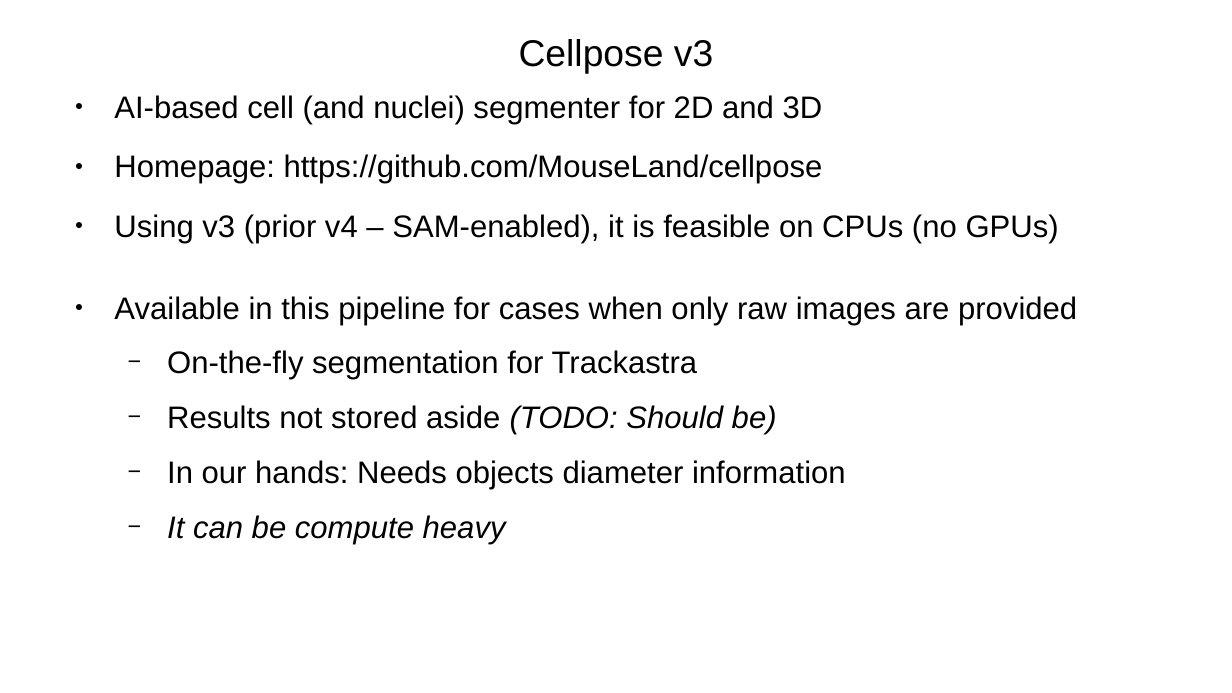
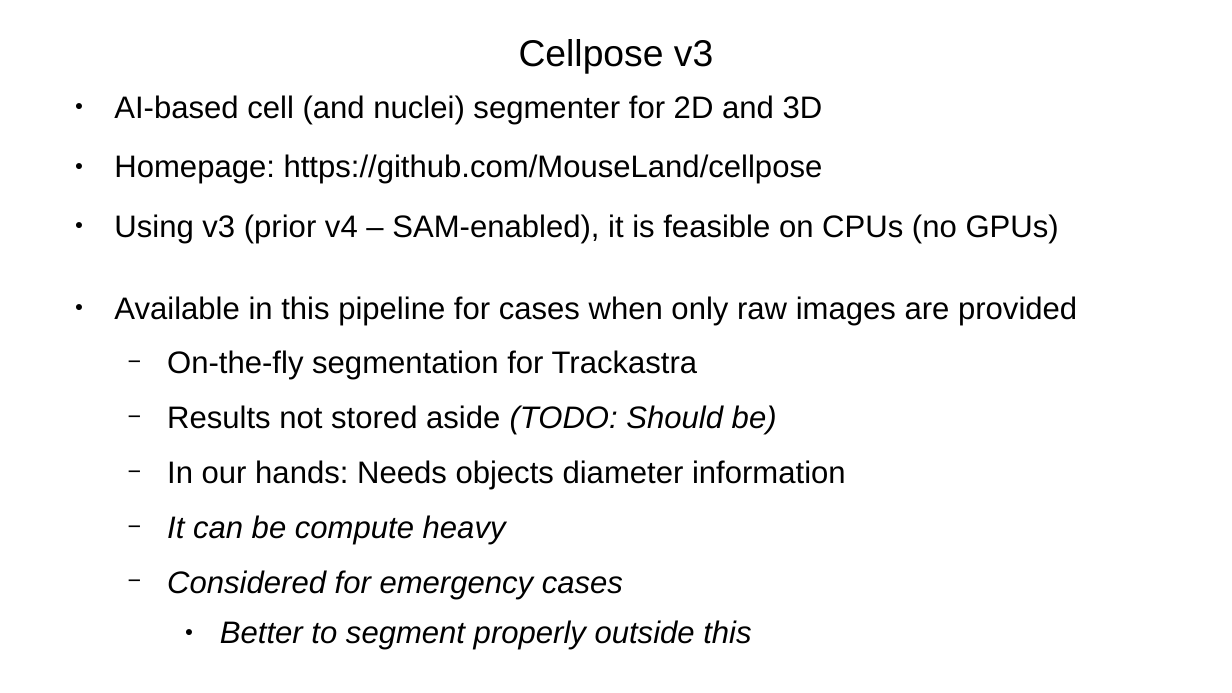
Before and after one commit to bioinfbrad/tools-iuc, a slide deck: slide 6 of tools/trackastra/presentation/trackastra.odp (slide 5 before the commit). Drawn at 1232x693 pixels with LibreOffice and Linux fonts; fonts in the diff are those of the drawing; background and template pictures are left out. Boxes give left, top, right and bottom in pixels: in the first picture for what was removed or moved away, otherwise in the second. Text is boxed around its words. In the diff, an @@ line names an element or a change of style, - is before the commit and + after.

```diff
--- a/tools/trackastra/presentation/trackastra.odp
+++ b/tools/trackastra/presentation/trackastra.odp
@@ text at box(167, 570, 751, 650): paragraphs added @@
+  − Considered for emergency cases
+    ● Better to segment properly outside this
```
Also in this commit, not shown: 4 other slides changed, 2 slides added, 1 slide removed, 1 other file.
